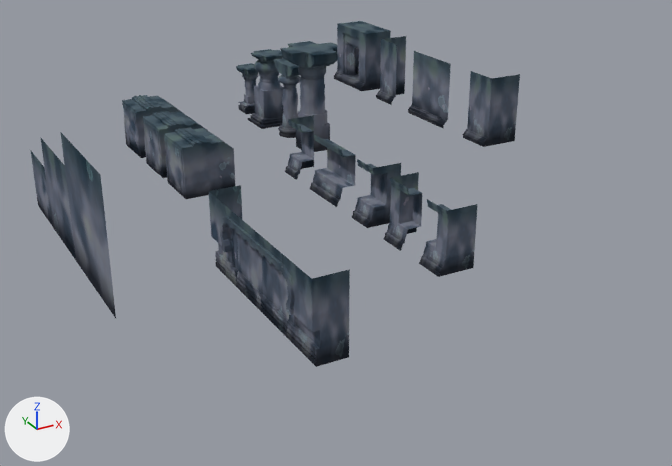
What one commit did to the Blender file Jack_WorkingFiles/Blender/StonePillars Demo.blend.
One viewpoint serves both versions: a 50 mm lens placed at (-5.3, -30.5, 11.8), pointed at (9.8, -3.0, -1.9). The axes (+X, +Y, +Z) are drawn at lower left. The lights are the same throughout. The same objects are shown in both versions, whatever each file hides.

The first picture shows 'A1_Middle_Background001', 'A1_Middle_Background002', 'A1_Right_Background001', 'B2_Right_Background001', 'C1_Left_Background001', 'C1_Right_Background001', 'C1_Right_Background002', 'C1_Right_Background002.001', 'Cube', 'L1_Pillar001', 'Plane', 'Plane.001', 'Plane.002'.
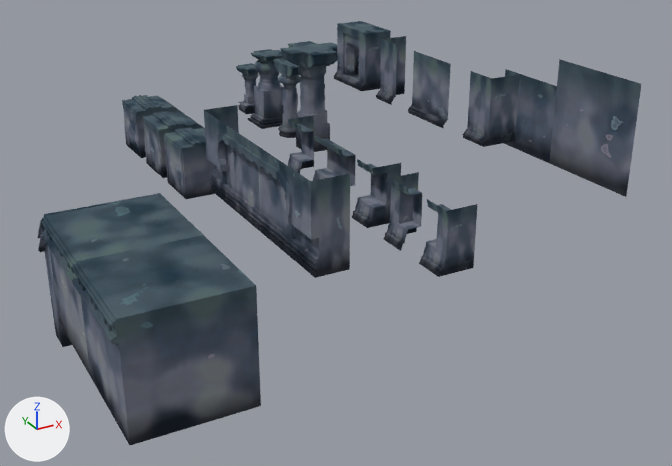
What differs and where, as boxes (x1, y1, x2, y2) in the pictures (672 x 466 px):
'pCube19', added
    after: (71, 235, 261, 445)
'Plane.002', moved
    before: (60, 132, 116, 318)
    after: (549, 59, 641, 197)
'C1_Right_Background001', moved
    before: (279, 254, 350, 367)
    after: (276, 160, 350, 278)
'pCube23', added
    after: (41, 195, 203, 377)
'Plane.001', moved
    before: (40, 137, 76, 260)
    after: (504, 69, 557, 163)
'C1_Right_Background002.001', moved
    before: (252, 231, 289, 337)
    after: (249, 142, 287, 252)
'C1_Left_Background001', moved
    before: (209, 185, 242, 287)
    after: (204, 105, 239, 208)
'C1_Right_Background002', moved
    before: (228, 210, 263, 311)
    after: (224, 125, 260, 229)
'pCube21', added
    after: (44, 193, 161, 347)
'Plane', moved (not visible afterwards)
    before: (30, 150, 52, 225)
'pCube18', added
    after: (38, 220, 46, 252)

Diff of the bpy script that builds the scene:
```diff
--- a/Jack_WorkingFiles/Blender/StonePillars Demo.blend.py
+++ b/Jack_WorkingFiles/Blender/StonePillars Demo.blend.py
@@ me_mesh_018 @@
 me_mesh_018.from_pydata(...)  # 354 vertices, 318 faces; spans x 5.64..7.0, y -9.0..-7.0, z -3.2..-0.2
 # used by ob_c1_right_background001; location = (0.0, 0.0, 0.0)
+# me_mesh_018 part 1: the whole mesh is moved by (-5.85, 7.0, 3.2)
 me_mesh_018.materials.append(mat_rock_shader)
@@ me_mesh_050 @@
+me_mesh_050.from_pydata(...)  # 2896 vertices, 2842 faces; spans x -1.82..2.37, y -2.02..1.98, z -2.76..1.28
+me_mesh_050.materials.append(mat_rock_shader)
@@ me_mesh_049 @@
+me_mesh_049.from_pydata(...)  # 2206 vertices, 2172 faces; spans x 0.0..4.0, y -1.0..0.01, z -5.0..0.01
+me_mesh_049.materials.append(mat_rock_shader)
@@ me_mesh_048 @@
+me_mesh_048.from_pydata(...)  # 3352 vertices, 3350 faces; spans x -0.19..4.0, y -4.0..0.0, z -4.0..0.01
+me_mesh_048.materials.append(mat_rock_shader)
@@ me_mesh_047 @@
+me_mesh_047.from_pydata(...)  # 164 vertices, 134 faces; spans x -0.19..0.0, y -1.0..0.0, z -1.7..-0.06
+me_mesh_047.materials.append(mat_rock_shader)
@@ ob_c1_left_background001 @@
 ob_c1_left_background001 = bpy.data.objects.new('C1_Left_Background001', me_mesh_017)
-ob_c1_left_background001.location = (5.85, -1.0, -3.2)
+ob_c1_left_background001.location = (5.85, -1.0, -0.2)
@@ ob_c1_right_background001 @@
 ob_c1_right_background001 = bpy.data.objects.new('C1_Right_Background001', me_mesh_018)
-ob_c1_right_background001.location = (0.0, 0.0, 0.0)
+ob_c1_right_background001.location = (5.85, -7.0, -0.2)
@@ ob_c1_right_background002 @@
 ob_c1_right_background002 = bpy.data.objects.new('C1_Right_Background002', me_mesh_019)
-ob_c1_right_background002.location = (5.85, -3.0, -3.2)
+ob_c1_right_background002.location = (5.85, -3.0, -0.2)
@@ ob_c1_right_background002_001 @@
 ob_c1_right_background002_001 = bpy.data.objects.new('C1_Right_Background002.001', me_mesh_020)
-ob_c1_right_background002_001.location = (5.85, -5.0, -3.2)
+ob_c1_right_background002_001.location = (5.85, -5.0, -0.2)
@@ ob_plane @@
 ob_plane.location = (0.0, 0.0, 0.0)
+ob_plane.delta_location = (18.0, 0.0, 0.0)
@@ ob_plane_001 @@
 ob_plane_001 = bpy.data.objects.new('Plane.001', me_plane_001)
-ob_plane_001.location = (0.0, -2.0, 0.0)
+ob_plane_001.location = (0.0, 0.0, 0.0)
+ob_plane_001.delta_location = (18.0, -2.0, 0.0)
@@ ob_plane_002 @@
 ob_plane_002 = bpy.data.objects.new('Plane.002', me_plane_002)
-ob_plane_002.location = (0.0, -5.0, 0.0)
+ob_plane_002.location = (0.0, 0.0, 0.0)
+ob_plane_002.delta_location = (18.0, -5.0, 0.0)
@@ ob_pcube23 @@
+ob_pcube23 = bpy.data.objects.new('pCube23', me_mesh_050)
+ob_pcube23.location = (1.63, -2.98, -1.24)
@@ ob_pcube21 @@
+ob_pcube21 = bpy.data.objects.new('pCube21', me_mesh_049)
+ob_pcube21.location = (0.0, 0.0, 0.0)
@@ ob_pcube19 @@
+ob_pcube19 = bpy.data.objects.new('pCube19', me_mesh_048)
+ob_pcube19.location = (0.0, -5.0, 0.0)
@@ ob_pcube18 @@
+ob_pcube18 = bpy.data.objects.new('pCube18', me_mesh_047)
+ob_pcube18.location = (0.0, 0.0, 0.0)
```
